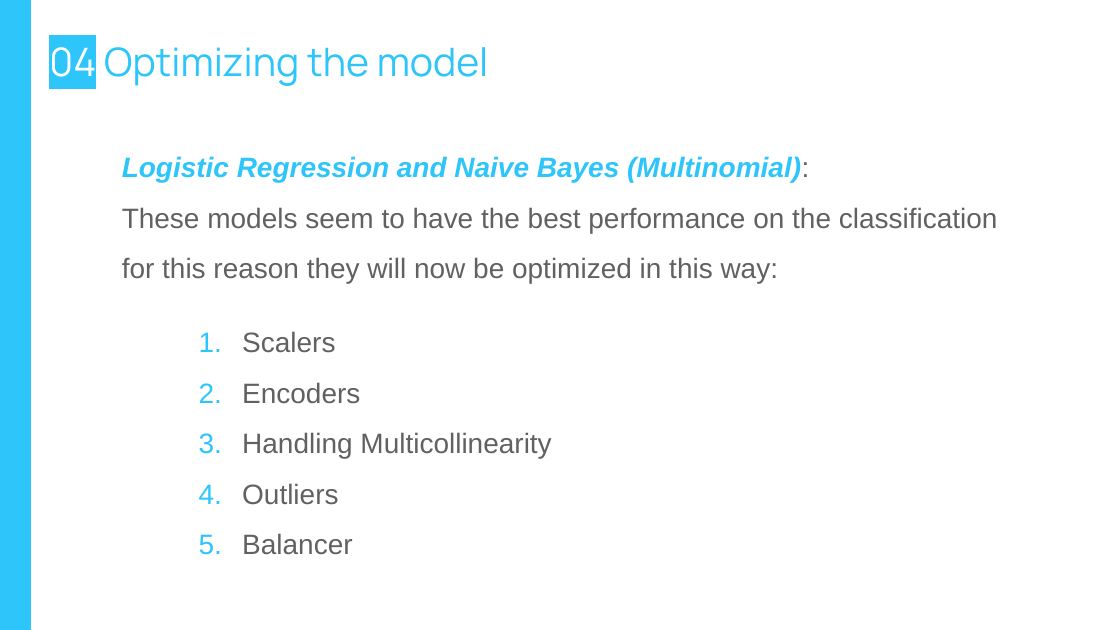
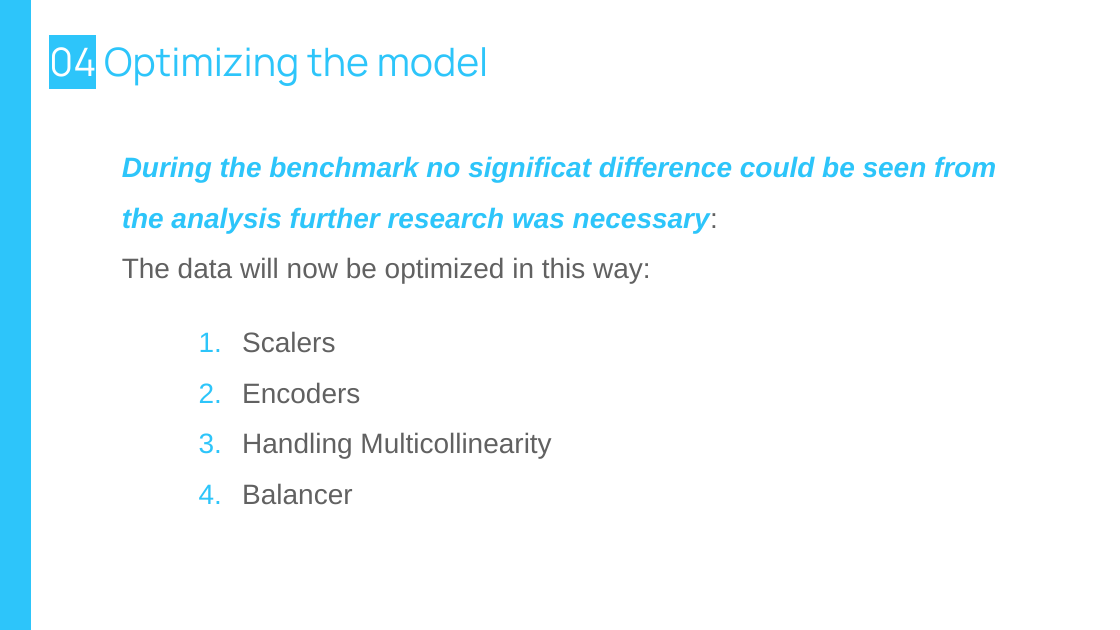
Before and after one commit to dplazau/ironhack-bootcamp, a slide deck: slide 15 of projects/ironhack-final-project/src/presentation/final-project-slides.pptx (slide 16 before the commit). Drawn at 1120x630 pixels with LibreOffice and Linux fonts; fonts in the diff are those of the drawing; background and template pictures are left out. Boxes give left, top, right and bottom in pixels: in the first picture for what was removed or moved away, otherwise in the second. Text is boxed around its words. In the diff, an @@ line names an element or a change of style, - is before the commit and + after.

Commit message:
dev: checkpoint for working model 3

```diff
--- a/projects/ironhack-final-project/src/presentation/final-project-slides.pptx
+++ b/projects/ironhack-final-project/src/presentation/final-project-slides.pptx
@@ text at <box>122,156,996,283</box>: text changed; text colour #616161 to #2DC5FA; bold on; italic on @@
-Logistic Regression and Naive Bayes (Multinomial):
-These models seem to have the best performance on the classification for this reason they will now be optimized in this way:
+During the benchmark no significat difference could be seen from the analysis further research was necessary:
+The data will now be optimized in this way:
@@ text at <box>242,483,338,505</box>: paragraph removed @@
-4. Outliers
```
Also in this commit, not shown: 12 other slides changed, 3 slides added, 6 slides removed, 3 other files.
